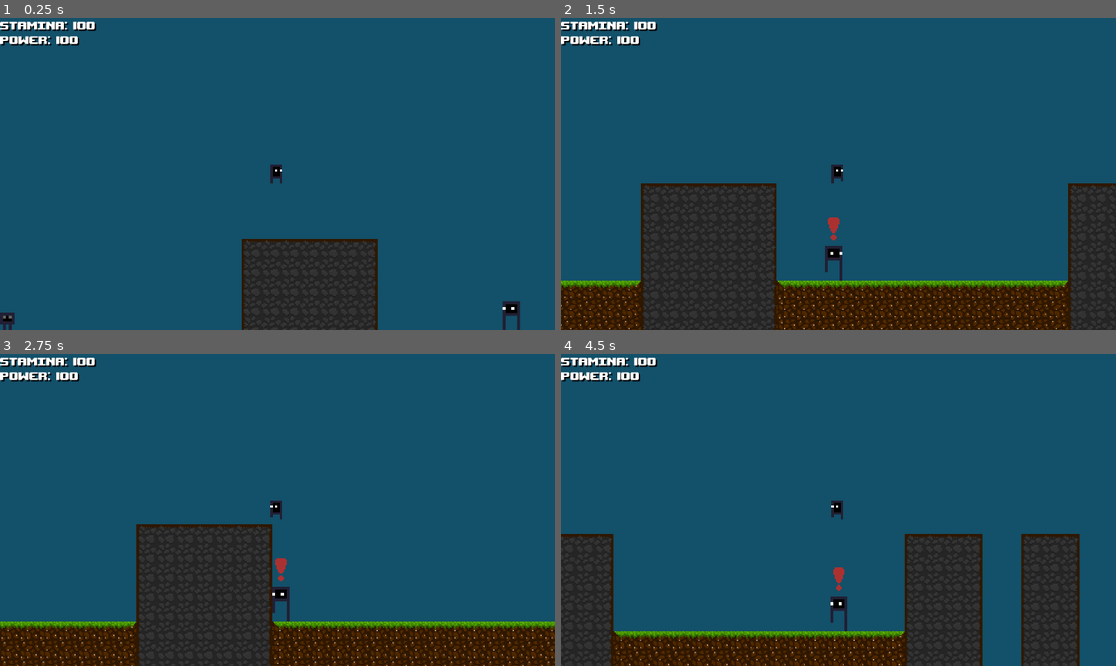
Above: before the commit, frames 1-4 (two rows, left to right).
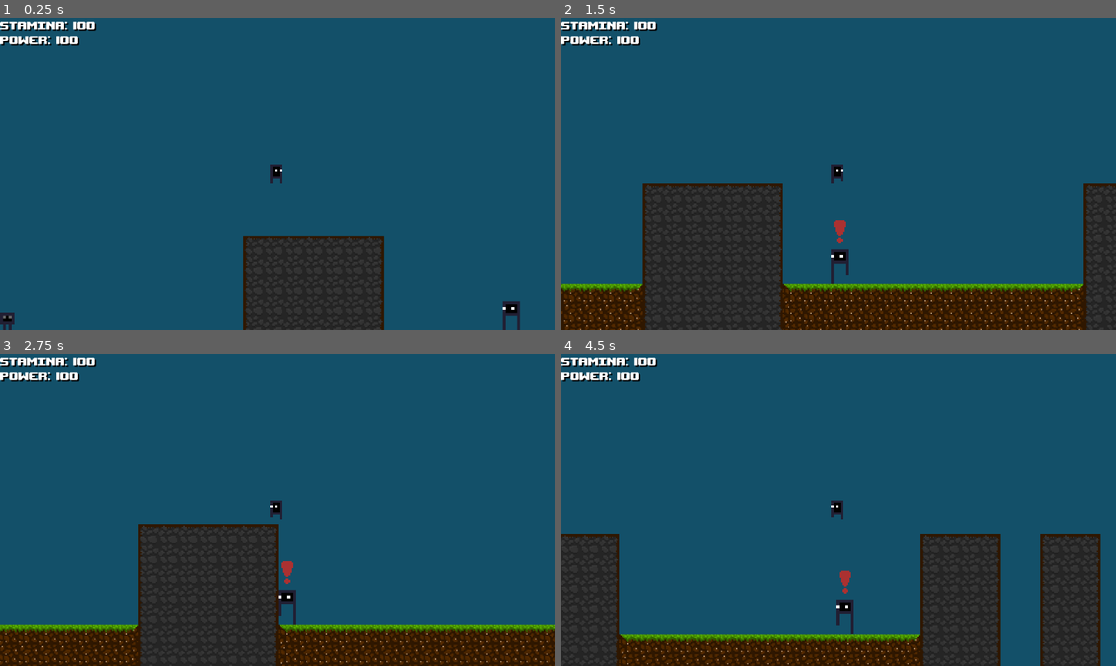
Above: after the commit, the same moments.

Repository: NicolasLFerreira/Cytoplasmic-Warrior
Game: Godot game, scene res://maps/TutorialMap.tscn
Two runs of this game, one before a commit and one after it. Both use one fixed random seed, a clock stepped at 60 frames per second and the inputs below.
Inputs:
- Up to frame 1 (0.25 s): no input
- Up to frame 2 (1.5 s): hold D (walk_right) from 0.53 s (still down); tap G (G) at 0.6 s; tap K (air_jump) at 0.77 s; tap L (convert) at 1.35 s
- Up to frame 3 (2.75 s): tap K (air_jump) at 1.52 s; release D (walk_right) at 2.03 s; hold A (walk_left) from 2.03 s (still down); tap J (dash) at 2.1 s
- Up to frame 4 (4.5 s): release A (walk_left) at 2.78 s; hold D (walk_right) 2.78-4.28 s; tap N (dodge) at 2.85 s; tap K (air_jump) at 3.02, 3.77 s; tap H (shoot) at 3.6 s; hold A (walk_left) from 4.28 s (still down); tap Ctrl (sneak) at 4.35 s

The runs differ from the first frame. In frame 1, 1.1% of the frame differs, in the area x 43-70%, y 69-100%; in frame 2, 8.4%; in frame 3, 6.9%; in frame 4, 11%, in the area x 0-98%, y 57-100%.

Commit message:
Added deadly objects tile set

Diff:
--- a/textures/DeadlyObjectsTileSet.tscn
+++ b/textures/DeadlyObjectsTileSet.tscn
@@ -1,4 +1,65 @@
-[gd_scene format=2]
+[gd_scene load_steps=7 format=2]
+
+[ext_resource path="res://textures/map/deadly_objects/stalagmites.png" type="Texture" id=1]
+
+[sub_resource type="ConvexPolygonShape2D" id=1]
+points = PoolVector2Array( 4, 0, 8, 8, 0, 8 )
+
+[sub_resource type="ConvexPolygonShape2D" id=2]
+points = PoolVector2Array( 4, 0, 8, 8, 0, 8 )
+
+[sub_resource type="ConvexPolygonShape2D" id=3]
+points = PoolVector2Array( 4, 0, 8, 8, 0, 8 )
+
+[sub_resource type="ConvexPolygonShape2D" id=4]
+points = PoolVector2Array( 4, 0, 8, 8, 0, 8 )
+
+[sub_resource type="TileSet" id=5]
+0/name = "stalagmites.png 0"
+0/texture = ExtResource( 1 )
+0/tex_offset = Vector2( 0, 0 )
+0/modulate = Color( 1, 1, 1, 1 )
+0/region = Rect2( 0, 0, 16, 16 )
+0/tile_mode = 2
+0/autotile/icon_coordinate = Vector2( 0, 0 )
+0/autotile/tile_size = Vector2( 8, 8 )
+0/autotile/spacing = 0
+0/autotile/occluder_map = [  ]
+0/autotile/navpoly_map = [  ]
+0/autotile/priority_map = [  ]
+0/autotile/z_index_map = [  ]
+0/occluder_offset = Vector2( 0, 0 )
+0/navigation_offset = Vector2( 0, 0 )
+0/shapes = [ {
+"autotile_coord": Vector2( 0, 0 ),
+"one_way": false,
+"one_way_margin": 1.0,
+"shape": SubResource( 1 ),
+"shape_transform": Transform2D( 1, 0, 0, 1, 0, 0 )
+}, {
+"autotile_coord": Vector2( 1, 0 ),
+"one_way": false,
+"one_way_margin": 1.0,
+"shape": SubResource( 2 ),
+"shape_transform": Transform2D( 1, 0, 0, 1, 0, 0 )
+}, {
+"autotile_coord": Vector2( 0, 1 ),
+"one_way": false,
+"one_way_margin": 1.0,
+"shape": SubResource( 3 ),
+"shape_transform": Transform2D( 1, 0, 0, 1, 0, 0 )
+}, {
+"autotile_coord": Vector2( 1, 1 ),
+"one_way": false,
+"one_way_margin": 1.0,
+"shape": SubResource( 4 ),
+"shape_transform": Transform2D( 1, 0, 0, 1, 0, 0 )
+} ]
+0/z_index = 0
 
 [node name="DeadlyObjectsTileSet" type="TileMap"]
+scale = Vector2( 2.6, 2.6 )
+tile_set = SubResource( 5 )
+cell_size = Vector2( 8, 8 )
+cell_quadrant_size = 8
 format = 1
--- a/textures/GroundTileSet.tscn
+++ b/textures/GroundTileSet.tscn
@@ -752,7 +752,7 @@
 script = SubResource( 48 )
 
 [node name="GrassDirtNormal" type="TileMap"]
-scale = Vector2( 1.26, 1.26 )
+scale = Vector2( 1.3, 1.3 )
 tile_set = SubResource( 49 )
 cell_size = Vector2( 16, 16 )
 format = 1
Renamed: textures/map/dedly_objects/stalagmites.png -> textures/map/deadly_objects/stalagmites.png
Not shown, changed: textures/map/deadly_objects/stalagmites.png.import
